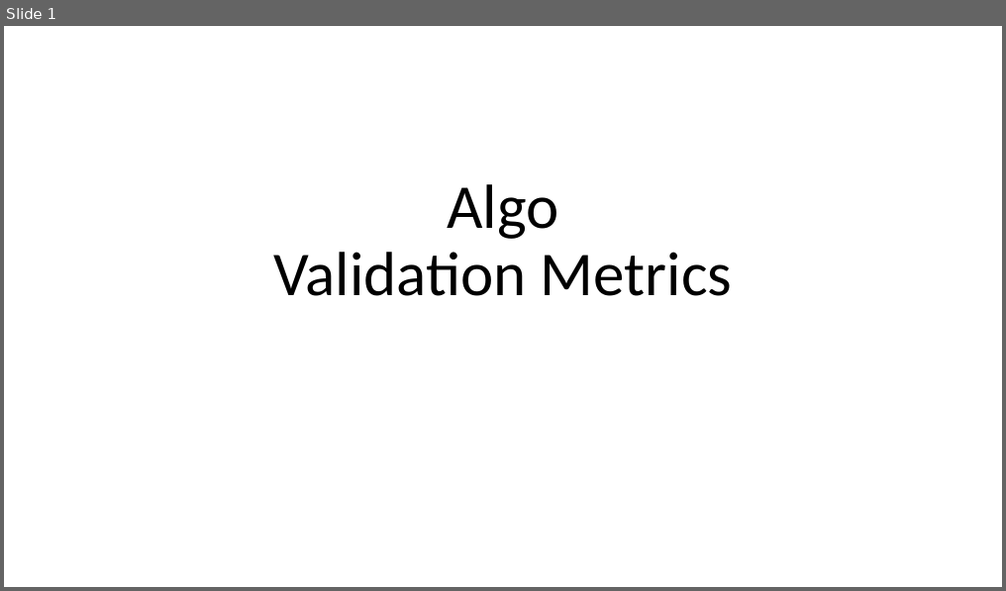
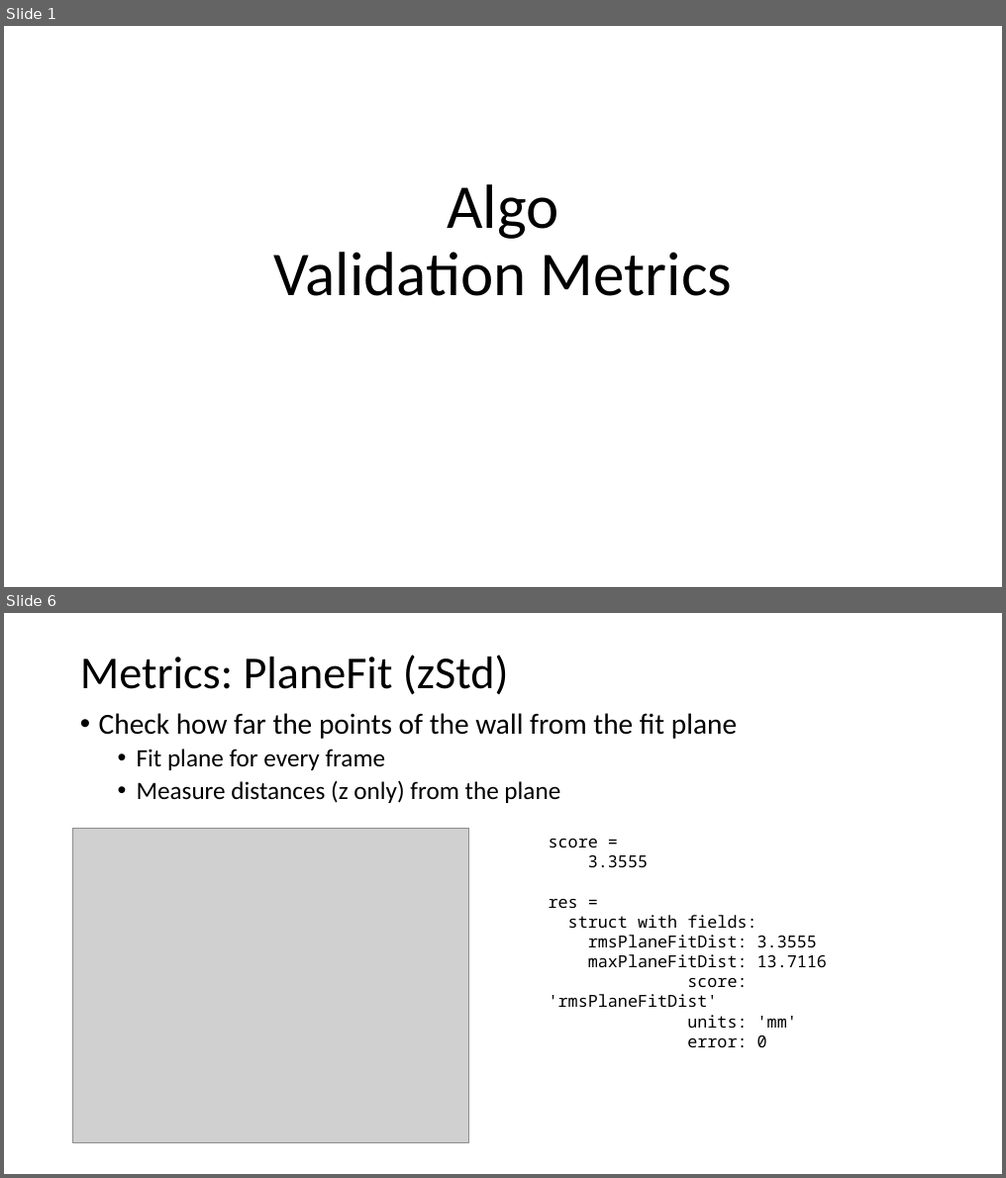
Before and after one commit to aangerma/algo_ivcam2, a slide deck: +Validation/Metrics.pptx. Shown one above the other, each under a label of ours: slide 1 before the commit, slides 1 and 6 after it; the slides between them are not shown. The pictures are 1006x591 and 1006x1178 pixels, drawn with LibreOffice and Linux fonts; fonts in the diff are those of the drawing; grey boxes stand for pictures. Boxes give left, top, right and bottom in pixels: in the first picture for what was removed or moved away, otherwise in the second. Text is boxed around its words. In the diff, an @@ line names an element or a change of style, - is before the commit and + after.

```diff
--- a/+Validation/Metrics.pptx
+++ b/+Validation/Metrics.pptx
@@ slide 6 added at [4, 613, 1002, 1174], background #FFFFFF @@
@@ title added at [80, 655, 509, 695], 44 pt, text #000000 @@
+Metrics: PlaneFit (zStd)
@@ text added at [99, 713, 737, 803], 24 pt, text #000000 @@
+• Check how far the points of the wall from the fit plane
+  • Fit plane for every frame
+  • Measure distances (z only) from the plane
@@ picture added at [73, 828, 469, 1143] @@
@@ text added at [548, 839, 827, 1048], 16 pt, text #000000 @@
+score =
+3.3555
+res =
+struct with fields:
+rmsPlaneFitDist: 3.3555
+maxPlaneFitDist: 13.7116
+score: 'rmsPlaneFitDist'
+units: 'mm'
+error: 0
```
Also in this commit, not shown: 2 slides changed, 4 other slides added.
